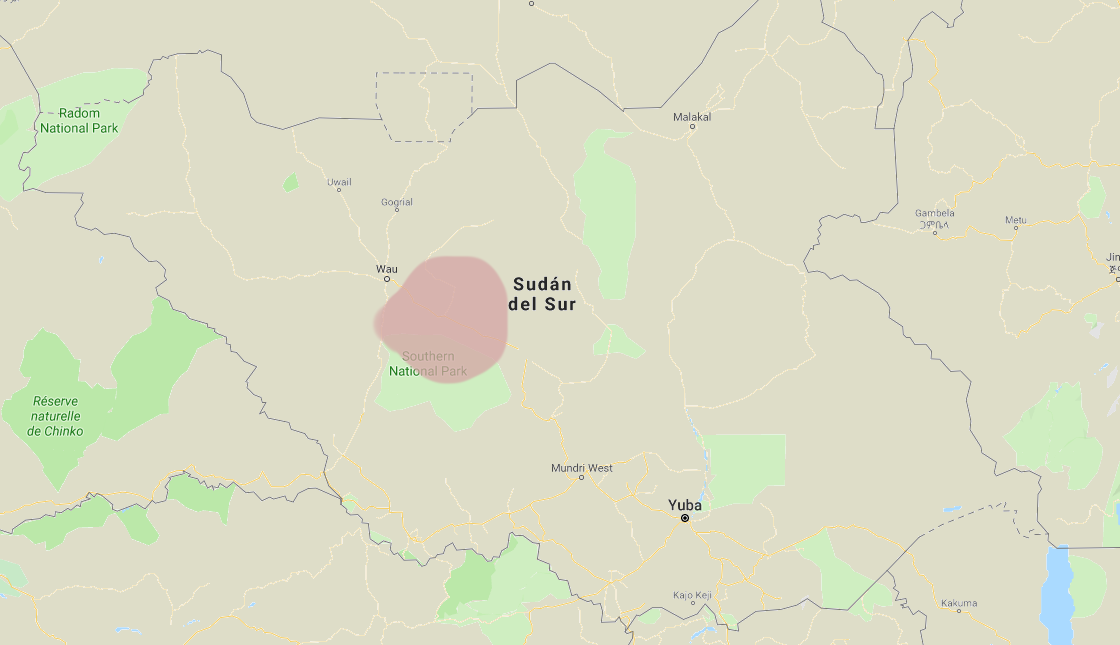
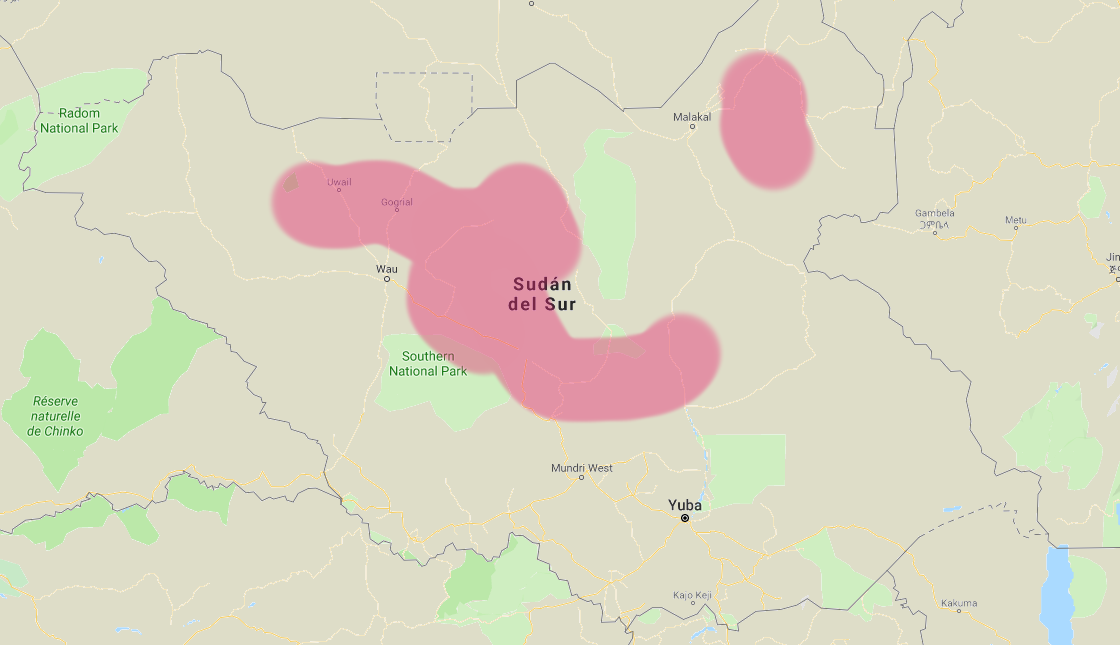
Before/after of a w=1120, h=645 layered artwork. What changed in the layer stack:
hid "Bongo" over <box>372,254,510,386</box>
added layer "Dinka" (42%) above "mapSS.png" over <box>268,48,817,424</box>
